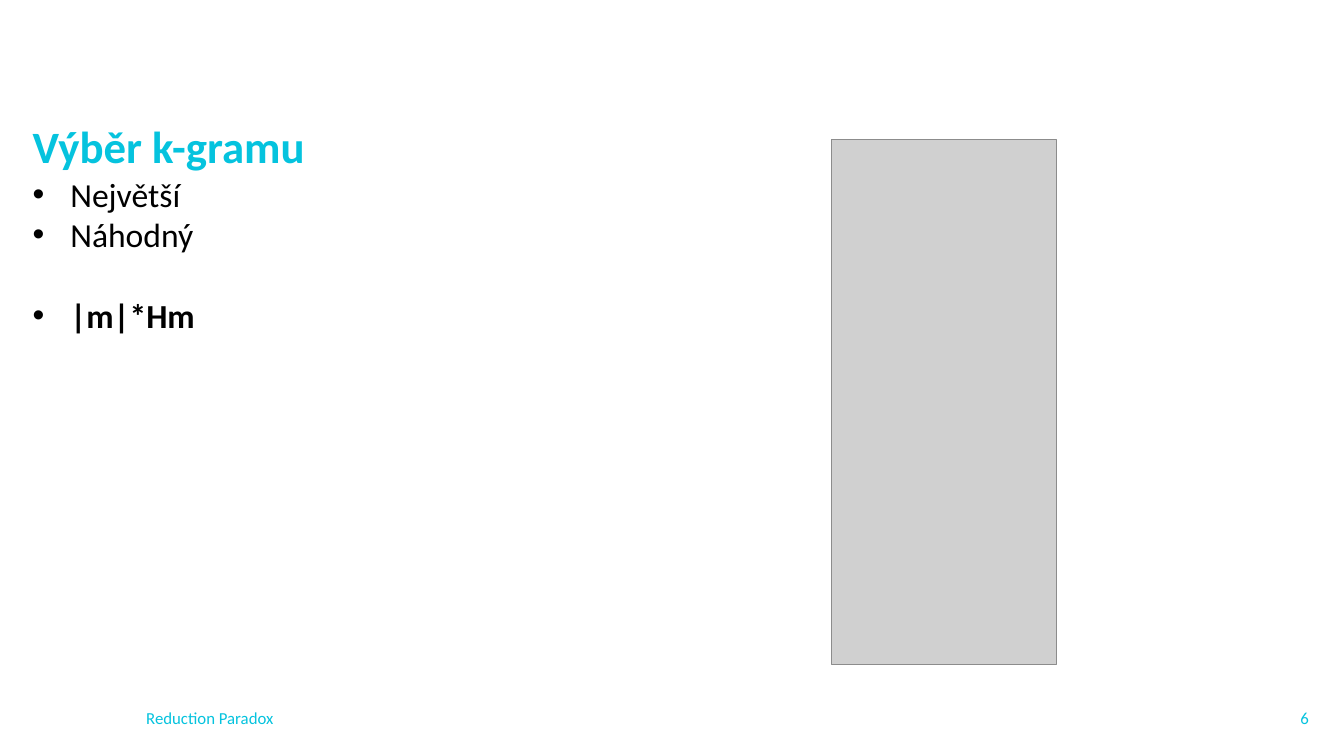
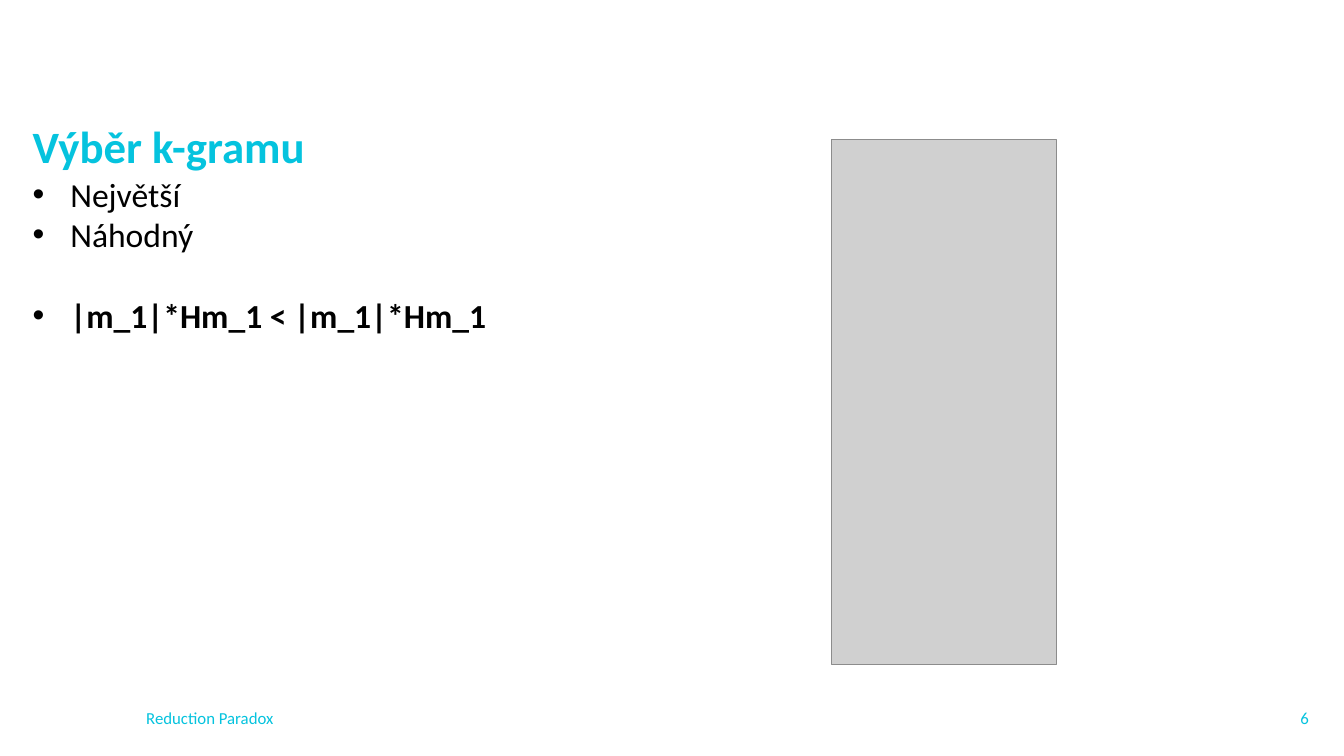
Before and after one commit to pro0255/AKS, a slide deck: slide 7 of project_presentation/pro0255.pptx. Drawn at 1344x756 pixels with LibreOffice and Linux fonts; fonts in the diff are those of the drawing; grey boxes stand for pictures; background and template pictures are left out. Boxes give left, top, right and bottom in pixels: in the first picture for what was removed or moved away, otherwise in the second. Text is boxed around its words. In the diff, an @@ line names an element or a change of style, - is before the commit and + after.

```diff
--- a/project_presentation/pro0255.pptx
+++ b/project_presentation/pro0255.pptx
@@ text at bbox=[70, 303, 486, 334]: text changed @@
-• |m|*Hm
+• |m_1|*Hm_1 < |m_1|*Hm_1
```
Also in this commit, not shown: 2 other slides changed, 1 slide added, 7 other files.
